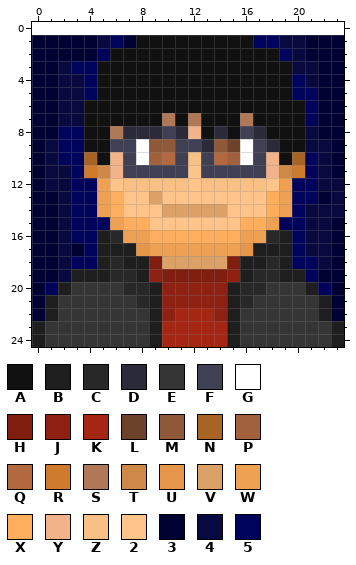
Two states of a pixel-art sprite, public/profile.png. The first picture shows the starting point.
The file is 192x192 pixels, drawn in blocks of 8x8; one block is one cell here. Colours within 5 levels of each other are drawn and written as one. The old version is drawn lined up with the new one, on the new canvas.
Palette (. is transparent): A #111111  B #1e1e1e  C #282828  D #2a2a38  E #353535  F #404055  G #ffffff  H #7f1e0f  J #8e2111  K #a52713  L #6d422a  M #8e5839  N #a86425  P #a1613d  Q #b2693f  R #ce7b2d  S #af7856  T #ce8948  U #e5964b  V #dba167  W #efa153  X #ffae5e  Y #f2b38a  Z #f9c086  2 #ffc489  3 #000133  4 #080a3f  5 #00035b
Now the later version:
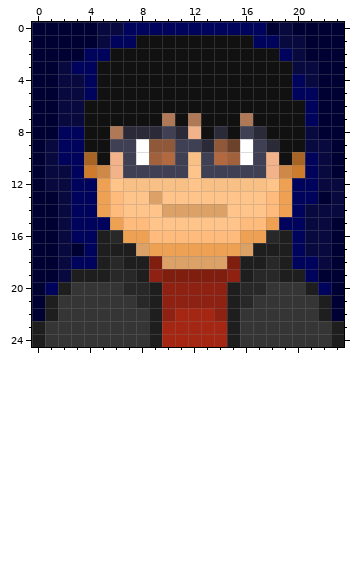
Diff:
canvas 24x24 -> 24x25, the old top-left corner now at 0,1
colour X: #ffae5e -> #ffbb7c
y 0: x 0..23 ........................ -> 333334455555555555343333
y 1: x 7 3 -> 5
y 2: x 4 3 -> 5
y 17: x 8 U -> V; x 16 U -> V
